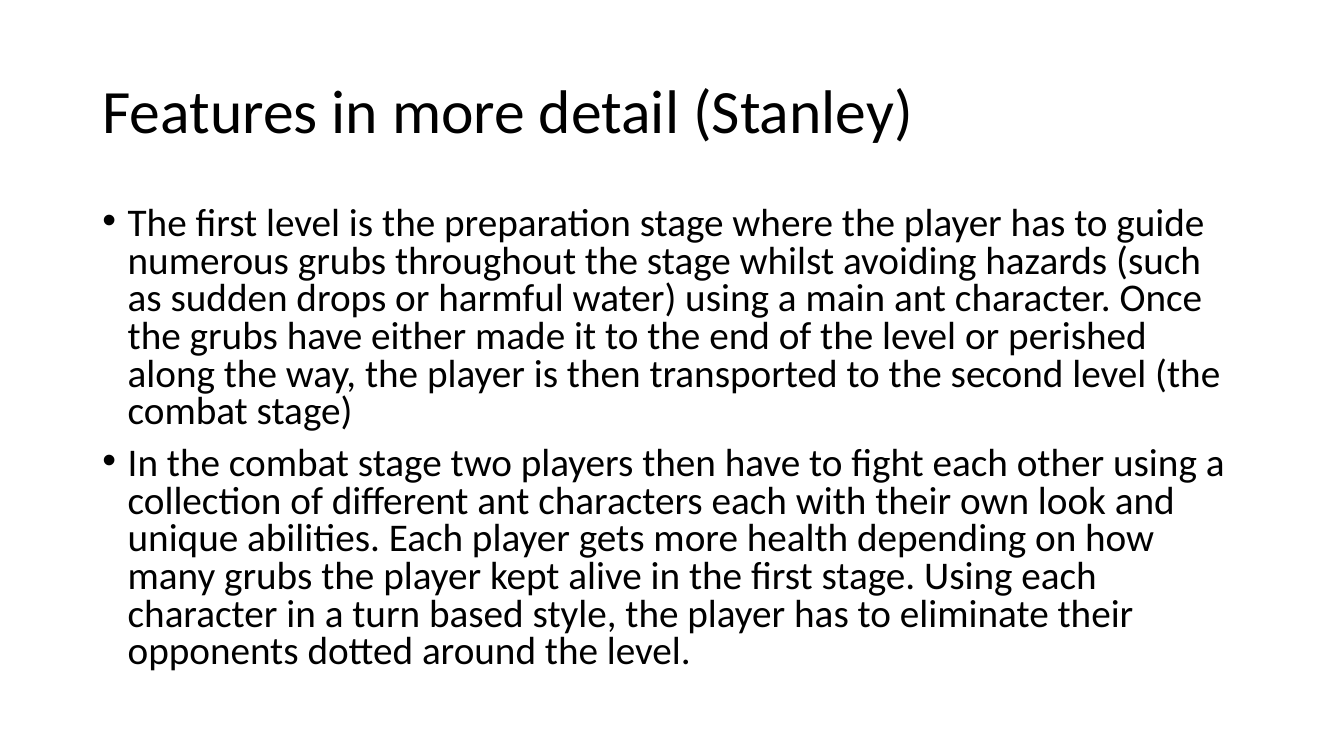
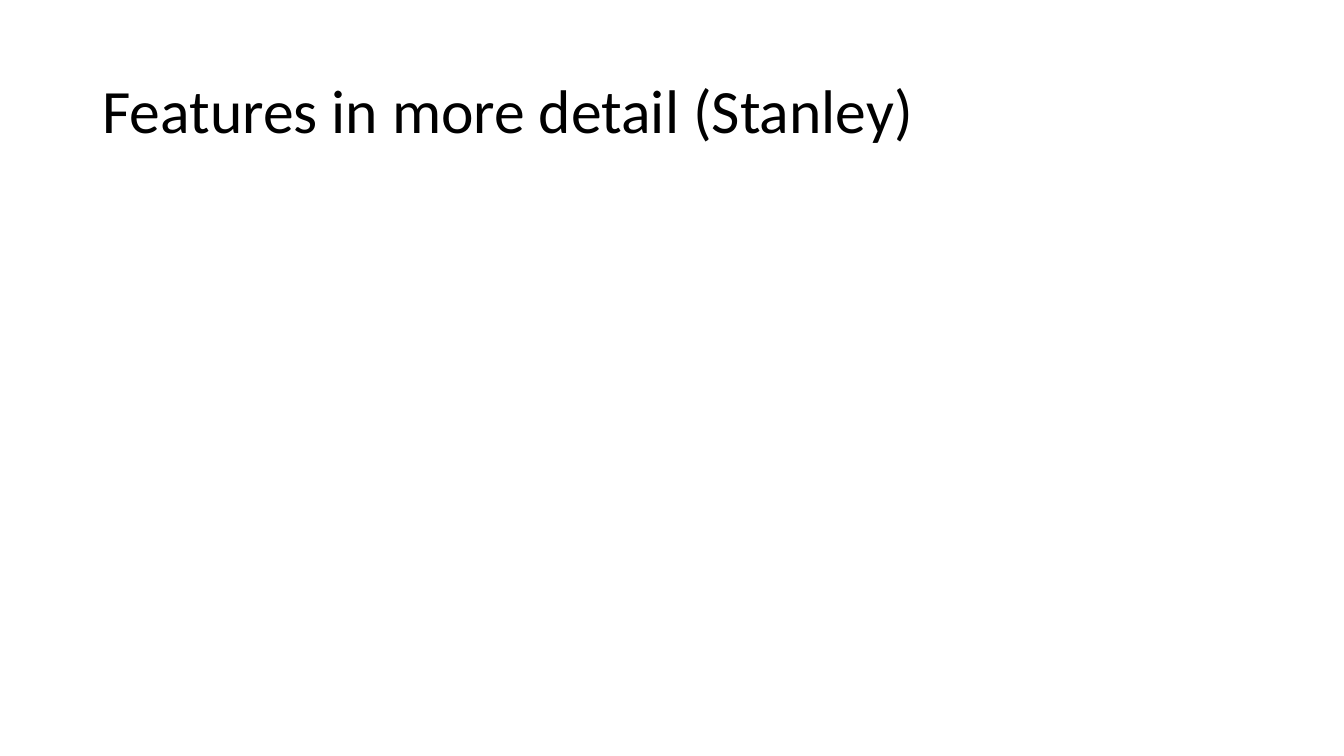
Before and after one commit to DannyStanley/TDEMO-, a slide deck: slide 3 of Video Presentation V2.pptx. Drawn at 1344x756 pixels with LibreOffice and Linux fonts; fonts in the diff are those of the drawing. Boxes give left, top, right and bottom in pixels: in the first picture for what was removed or moved away, otherwise in the second. Text is boxed around its words. In the diff, an @@ line names an element or a change of style, - is before the commit and + after.

```diff
--- a/Video Presentation V2.pptx
+++ b/Video Presentation V2.pptx
@@ text removed at <box>128,208,1225,671</box> @@
-• The first level is the preparation stage where the player has to guide numerous grubs throughout the stage whilst avoiding hazards (such as sudden drops or harmful water) using a main ant character. Once the grubs have either made it to the end of the level or perished along the way, the player is then transported to the second level (the combat stage)
-• In the combat stage two players then have to fight each other using a collection of different ant characters each with their own look and unique abilities. Each player gets more health depending on how many grubs the player kept alive in the first stage. Using each character in a turn based style, the player has to eliminate their opponents dotted around the level.
```
Also in this commit, not shown: 7 other slides changed, 1 slide removed.
